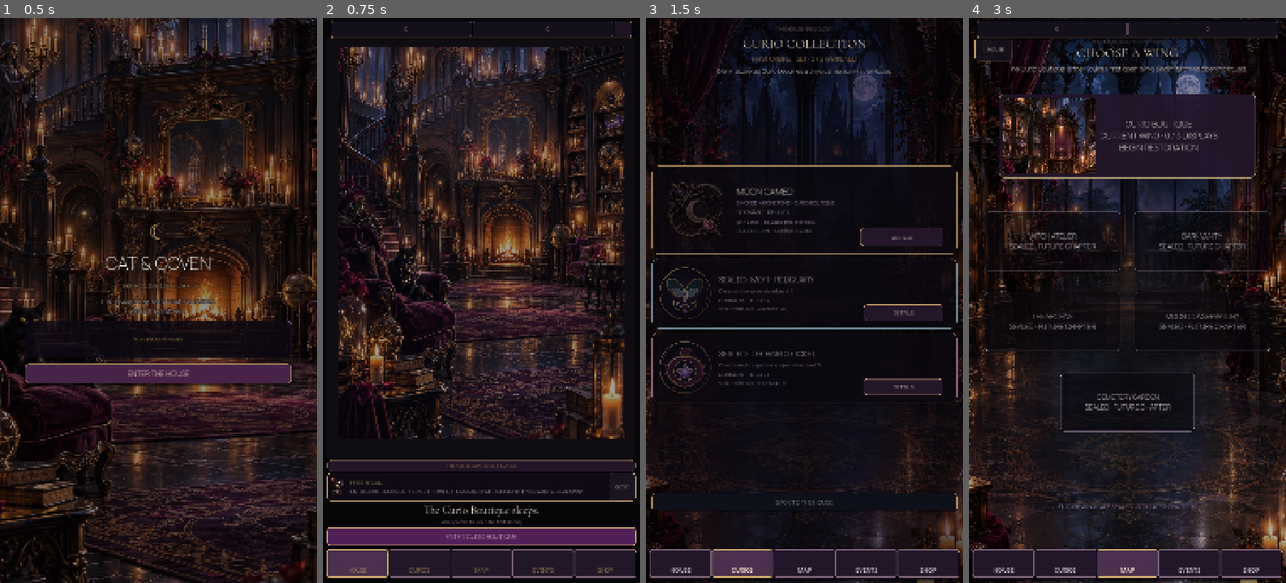
Above: before the commit, frames 1-4 (left to right).
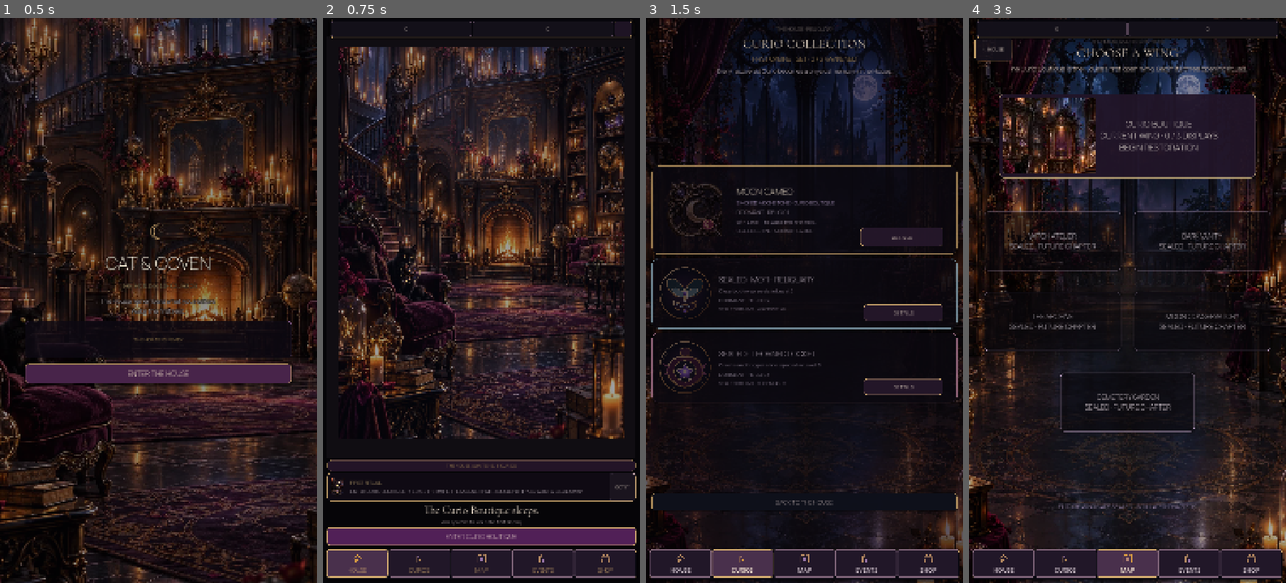
Above: after the commit, the same moments.

Repository: Jay-prodesign/akilta-match3
Game: Godot game, scene res://src/app/app_bootstrap.tscn
Two runs of this game, one before a commit and one after it. Both use one fixed random seed, a clock stepped at 60 frames per second and the inputs below.
Inputs (mouse positions are in pixels of both pictures, inside the frame that each line leads up to):
- Up to frame 1 (0.5 s): no input
- Up to frame 2 (0.75 s): click "ENTER THE HOUSE" at 0.5 s
- Up to frame 3 (1.5 s): click (741, 566) at 1.25 s
- Up to frame 4 (3 s): click (1003, 566) at 2 s; click (1127, 566) at 2.75 s

Frame 1 is identical in both runs. In frame 2, less than 0.1% of the frame differs, in the area x 9-91%, y 94-97%; in frame 3, less than 0.1%; in frame 4, less than 0.1%.

Commit message:
Bind authored navigation icons through runtime asset resolver

Diff:
--- a/src/ui/shared/product_navigation.gd
+++ b/src/ui/shared/product_navigation.gd
@@ -1,15 +1,16 @@
 class_name Match3ProductNavigation
 extends RefCounted
 
+const PieceAssetLoader = preload("res://src/match3/presentation/piece_asset_loader.gd")
 const MobileSafeArea = preload("res://src/ui/shared/mobile_safe_area.gd")
 const NavigationScene = preload("res://src/ui/shared/product_navigation.tscn")
 
 const ITEMS := [
-	{"label": "HOUSE", "id": "house", "node": "NavHouse"},
-	{"label": "CURIOS", "id": "curios", "node": "NavCurios"},
-	{"label": "MAP", "id": "map", "node": "NavMap"},
-	{"label": "EVENTS", "id": "events", "node": "NavEvents"},
-	{"label": "SHOP", "id": "shop", "node": "NavShop"},
+	{"label": "HOUSE", "id": "house", "node": "NavHouse", "icon": "res://assets/ui/nav_house.svg"},
+	{"label": "CURIOS", "id": "curios", "node": "NavCurios", "icon": "res://assets/ui/nav_curios.svg"},
+	{"label": "MAP", "id": "map", "node": "NavMap", "icon": "res://assets/ui/nav_map.svg"},
+	{"label": "EVENTS", "id": "events", "node": "NavEvents", "icon": "res://assets/ui/nav_events.svg"},
+	{"label": "SHOP", "id": "shop", "node": "NavShop", "icon": "res://assets/ui/nav_shop.svg"},
 ]
 
 static func attach(screen: Control, active_section: String, handler: Callable, content_path: NodePath = NodePath("Layout")) -> PanelContainer:
@@ -49,6 +50,7 @@
 		var icon := button.get_node_or_null("Content/Icon") as TextureRect
 		var caption := button.get_node_or_null("Content/Label") as Label
 		if icon != null:
+			icon.texture = PieceAssetLoader.ornament(String(item["icon"]))
 			icon.modulate = Color("#F0CE8A") if is_active else Color("#C9B5C8")
 		if caption != null:
 			caption.text = String(item["label"])
